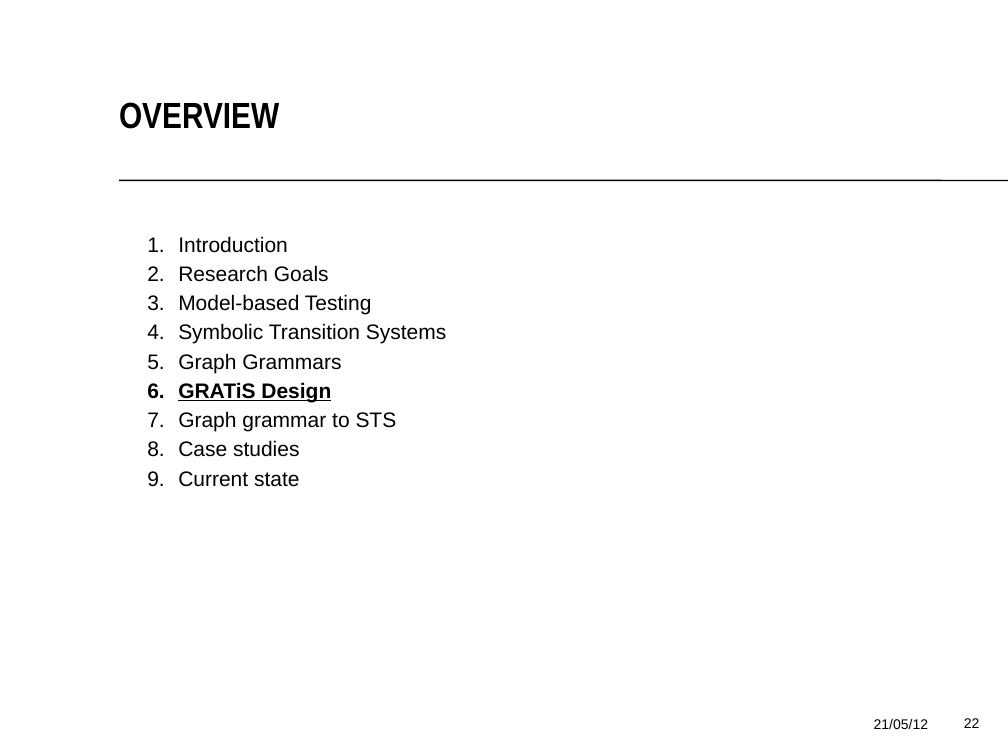
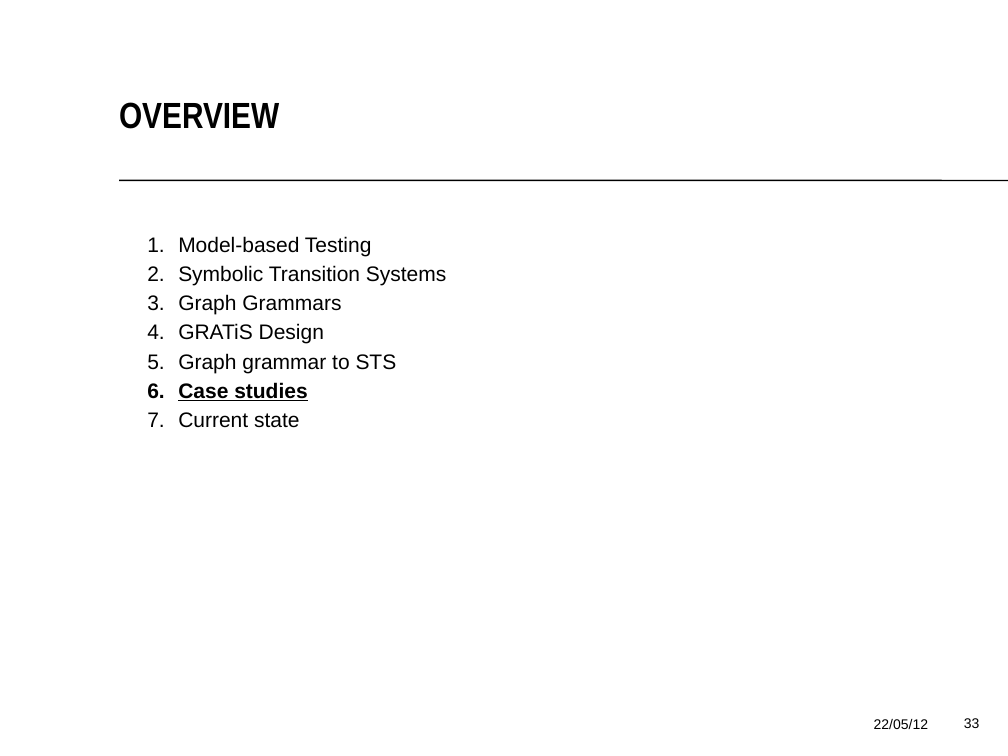
Before and after one commit to vincentdebruijnut/MBT-with-GTS, a slide deck: slide 33 of Final-thesis/presentation/presentatie.odp (slide 22 before the commit). Drawn at 1008x756 pixels with LibreOffice and Linux fonts; fonts in the diff are those of the drawing; background and template pictures are left out. Boxes give left, top, right and bottom in pixels: in the first picture for what was removed or moved away, otherwise in the second. Text is boxed around its words. In the diff, an @@ line names an element or a change of style, - is before the commit and + after.

```diff
--- a/Final-thesis/presentation/presentatie.odp
+++ b/Final-thesis/presentation/presentatie.odp
@@ text at <box>178,236,329,282</box>: paragraphs removed @@
-  1. Introduction
-  2. Research Goals
@@ text at <box>178,323,324,401</box>: bold off, underline off in "GRATiS Design"; bold on, underline on in "Case studies" @@
@@ text at <box>874,719,928,729</box>: text changed @@
-21/05/12
+22/05/12
@@ page number at <box>964,718,980,728</box>: text changed @@
-22
+33
```
Also in this commit, not shown: 35 other slides changed, 3 slides removed, 30 other files.
